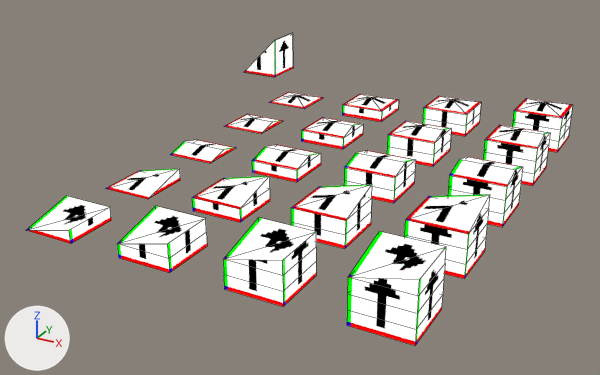
Renders of the Blender file !Modelling/Modelling.blend from each side of a commit.
Camera for both pictures: a 50 mm lens placed at (12.11, -17.79, 6.3), pointed at (4.53, -4.02, -0.58). Every picture has the same lights, and +X, +Y and +Z are marked at lower left. The older version comes first. Mesh edges are drawn as thin lines.

Names of what the first picture shows: 'QuarterCornerInnerFirstGeometry', 'QuarterCornerInnerFourthGeometry', 'QuarterCornerInnerSecondGeometry', 'QuarterCornerInnerThirdGeometry', 'QuarterCornerOuterFirstGeometry', 'QuarterCornerOuterFourthGeometry', 'QuarterCornerOuterSecondGeometry', 'QuarterCornerOuterThirdGeometry', 'QuarterPyramidFirstGeometry', 'QuarterPyramidFourthGeometry', 'QuarterPyramidSecondGeometry', 'QuarterPyramidThirdGeometry', 'QuarterRoofEndFirstGeometry', 'QuarterRoofEndFourthGeometry', 'QuarterRoofEndSecondGeometry', 'QuarterRoofEndThirdGeometry', 'QuarterRoofFirstGeometry', 'QuarterRoofFourthGeometry', 'QuarterRoofSecondGeometry', 'QuarterRoofThirdGeometry' and 1 more.
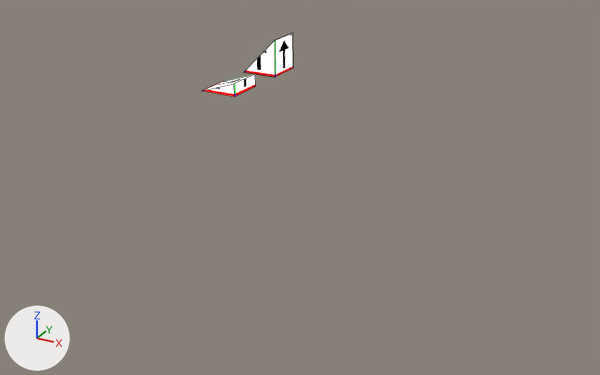
Location of each change, [x1, y1, x2, y2] in pixels of the pictures (600 x 375 px):
'QuarterCornerInnerFourthGeometry', deleted
    before: [347, 231, 446, 345]
'QuarterCornerInnerThirdGeometry', deleted
    before: [223, 218, 316, 306]
'QuarterCornerOuterFourthGeometry', deleted
    before: [404, 194, 490, 279]
'QuarterCornerInnerSecondGeometry', deleted
    before: [117, 206, 207, 273]
'QuarterCornerOuterThirdGeometry', deleted
    before: [291, 185, 372, 249]
'QuarterRoofFourthGeometry', deleted
    before: [448, 157, 523, 227]
'QuarterRoofThirdGeometry', deleted
    before: [344, 150, 416, 203]
'QuarterCornerOuterSecondGeometry', deleted
    before: [192, 176, 270, 222]
'QuarterRoofEndFourthGeometry', deleted
    before: [483, 125, 550, 186]
'QuarterCornerInnerFirstGeometry', deleted
    before: [26, 196, 111, 244]
'QuarterRoofEndThirdGeometry', deleted
    before: [387, 121, 451, 167]
'QuarterPyramidFourthGeometry', deleted
    before: [512, 98, 573, 152]
'QuarterRoofSecondGeometry', deleted
    before: [252, 145, 321, 182]
'QuarterPyramidThirdGeometry', deleted
    before: [423, 96, 481, 136]
'QuarterRoofEndSecondGeometry', deleted
    before: [301, 117, 363, 149]
'QuarterCornerOuterFirstGeometry', deleted
    before: [106, 168, 180, 199]
'QuarterPyramidSecondGeometry', deleted
    before: [342, 94, 398, 122]
'QuarterRoofFirstGeometry', deleted
    before: [170, 140, 236, 163]
'ThirdSlopeFirstGeometry', added
    after: [203, 74, 256, 97]
'QuarterRoofEndFirstGeometry', deleted
    before: [225, 114, 283, 134]
'QuarterPyramidFirstGeometry', deleted
    before: [269, 92, 323, 109]

The change in detail:
Mesh me_thirdslopefirstgeometry is new.
It has 6 vertices, 5 faces and spans x 0.0..1.0, y 0.0..0.333, z 0.0..1.0.
It uses material mat_base.
Object 'QuarterCornerOuterFirstGeometry' (ob_quartercornerouterfirstgeometry) is deleted.
Object 'QuarterCornerInnerFirstGeometry' (ob_quartercornerinnerfirstgeometry) is deleted.
Object 'QuarterRoofFirstGeometry' (ob_quarterrooffirstgeometry) is deleted.
Object 'QuarterRoofEndFirstGeometry' (ob_quarterroofendfirstgeometry) is deleted.
Object 'QuarterPyramidFirstGeometry' (ob_quarterpyramidfirstgeometry) is deleted.
Object 'QuarterCornerInnerSecondGeometry' (ob_quartercornerinnersecondgeometry) is deleted.
Object 'QuarterCornerOuterSecondGeometry' (ob_quartercorneroutersecondgeometry) is deleted.
Object 'QuarterRoofSecondGeometry' (ob_quarterroofsecondgeometry) is deleted.
Object 'QuarterRoofEndSecondGeometry' (ob_quarterroofendsecondgeometry) is deleted.
Object 'QuarterPyramidSecondGeometry' (ob_quarterpyramidsecondgeometry) is deleted.
Object 'QuarterCornerInnerThirdGeometry' (ob_quartercornerinnerthirdgeometry) is deleted.
Object 'QuarterCornerOuterThirdGeometry' (ob_quartercornerouterthirdgeometry) is deleted.
Object 'QuarterRoofThirdGeometry' (ob_quarterroofthirdgeometry) is deleted.
Object 'QuarterRoofEndThirdGeometry' (ob_quarterroofendthirdgeometry) is deleted.
Object 'QuarterPyramidThirdGeometry' (ob_quarterpyramidthirdgeometry) is deleted.
Object 'QuarterCornerInnerFourthGeometry' (ob_quartercornerinnerfourthgeometry) is deleted.
Object 'QuarterCornerOuterFourthGeometry' (ob_quartercornerouterfourthgeometry) is deleted.
Object 'QuarterRoofFourthGeometry' (ob_quarterrooffourthgeometry) is deleted.
Object 'QuarterRoofEndFourthGeometry' (ob_quarterroofendfourthgeometry) is deleted.
Object 'QuarterPyramidFourthGeometry' (ob_quarterpyramidfourthgeometry) is deleted.
Object 'ThirdSlopeFirstGeometry' (ob_thirdslopefirstgeometry) is new; it shows me_thirdslopefirstgeometry.
Its location is (0.0, 0.0, 0.0).
Its rotation in degrees is (90, 0, 0).
